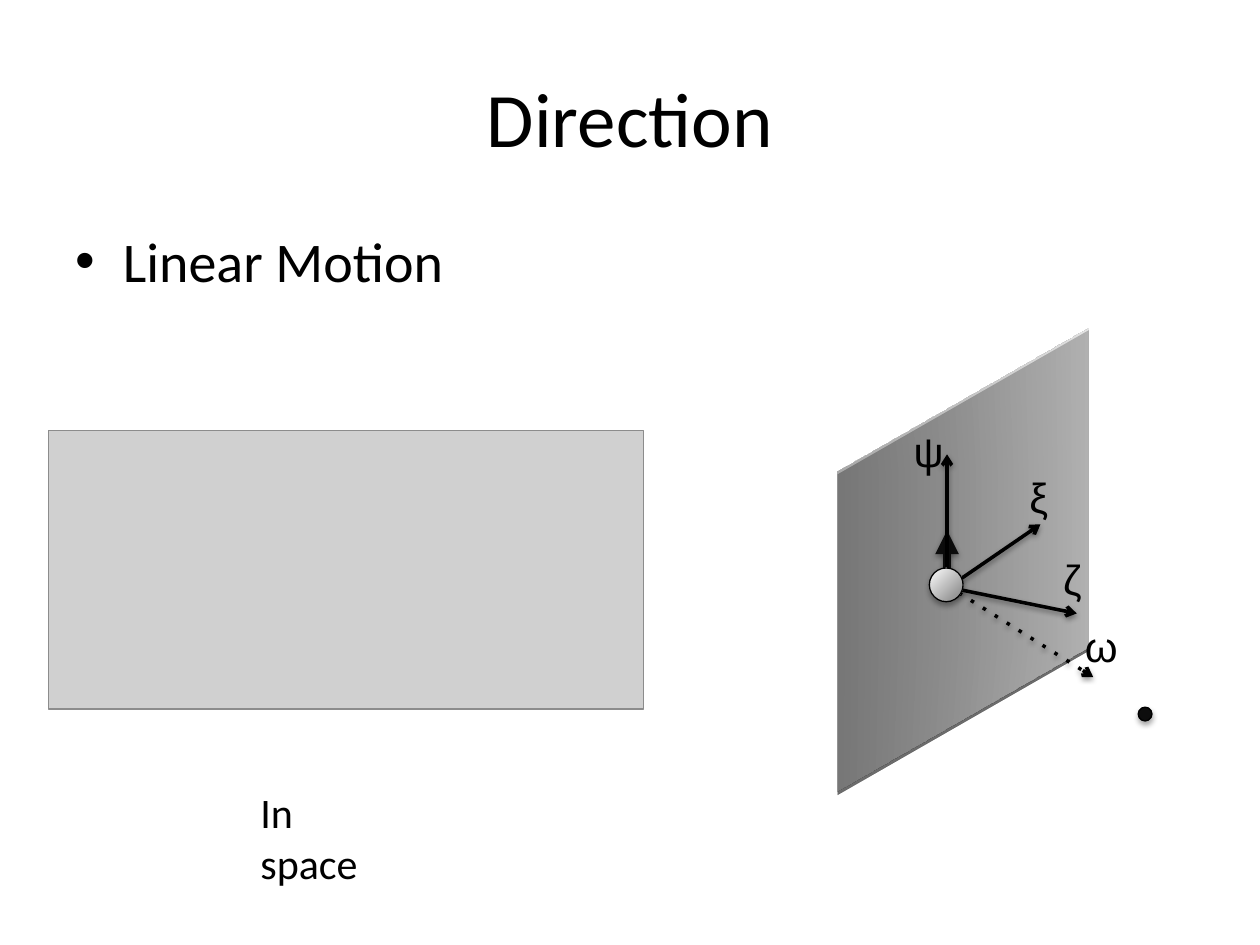
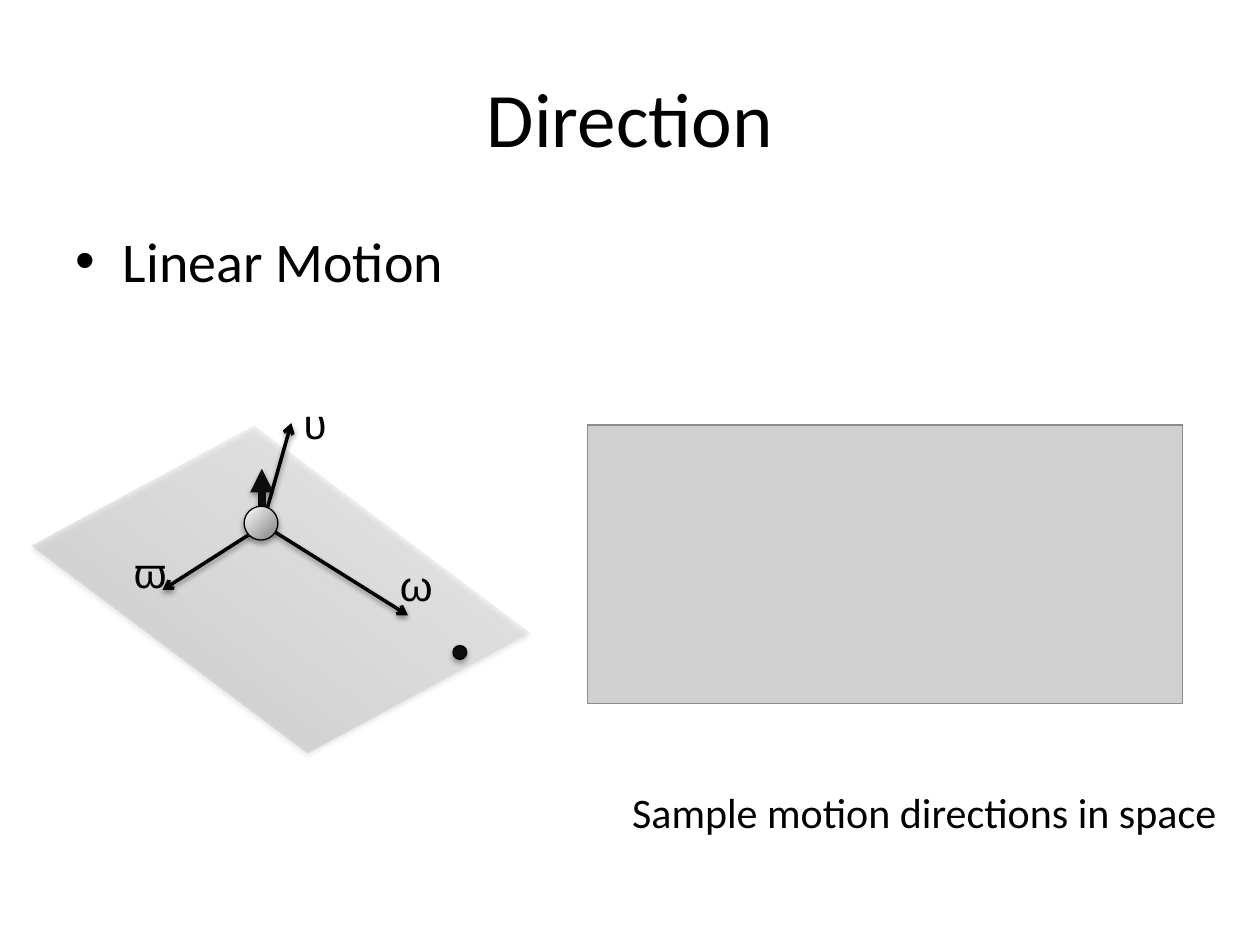
Before and after one commit to jxc761/3DMotionDB, a slide deck: slide 4 of docs/motion.pptx (slide 5 before the commit). Drawn at 1260x945 pixels with LibreOffice and Linux fonts; fonts in the diff are those of the drawing; grey boxes stand for pictures. Boxes give left, top, right and bottom in pixels: in the first picture for what was removed or moved away, otherwise in the second. Text is boxed around its words. In the diff, an @@ line names an element or a change of style, - is before the commit and + after.

```diff
--- a/docs/motion.pptx
+++ b/docs/motion.pptx
@@ picture: place and size @@
-picture at (49, 431, 644, 709)
+picture at (587, 425, 1182, 703)
@@ arrow moved from (951, 586) - (1041, 524) to (266, 524) - (163, 590) @@
@@ group added at (32, 361, 530, 816): 2 arrows, 2 texts, 1 parallelogram @@
+υ
+ϖ
@@ group removed at (785, 364, 1140, 756): 3 texts, 3 arrows, 1 rectangle @@
-ξ
-ψ
-ζ
@@ 2 ellipses, 1 text, 1 arrow: place and size @@
-2 ellipses, 1 text, 1 arrow at (930, 530, 1152, 721)
+2 ellipses, 1 text, 1 arrow at (244, 469, 466, 659)
@@ text at (632, 798, 1216, 835): text changed @@
-In space
+Sample motion directions in space
```
Also in this commit, not shown: 4 other slides changed, 1 slide removed, 16 other files.
